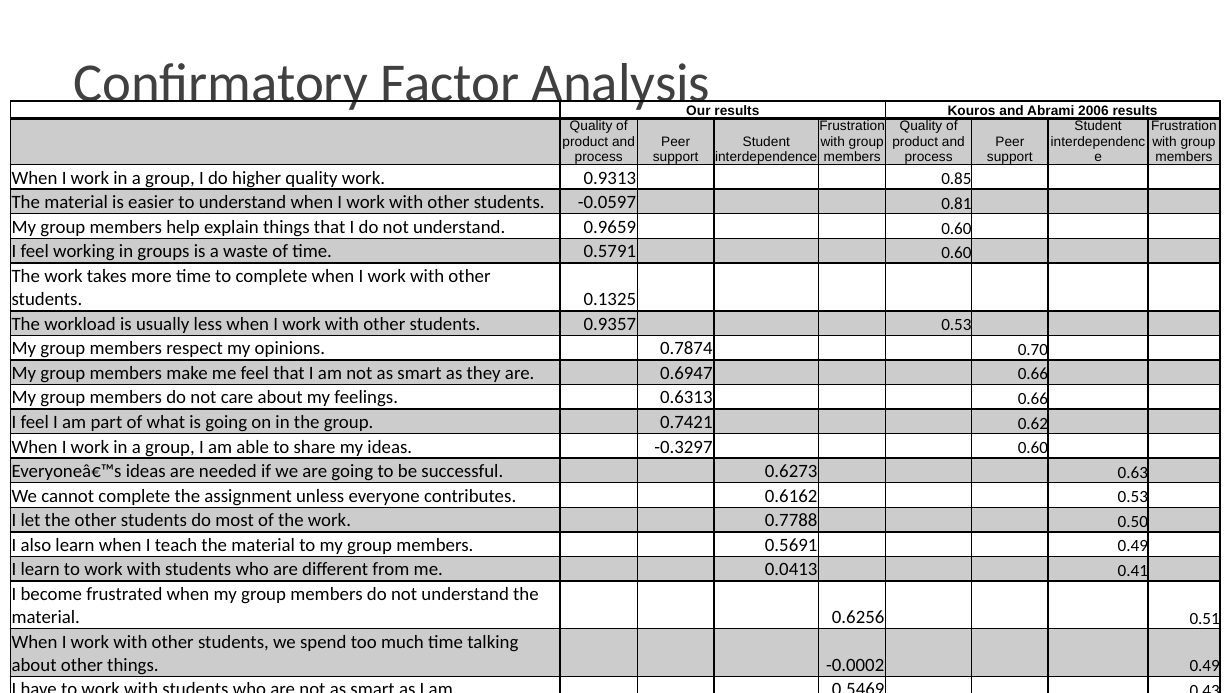
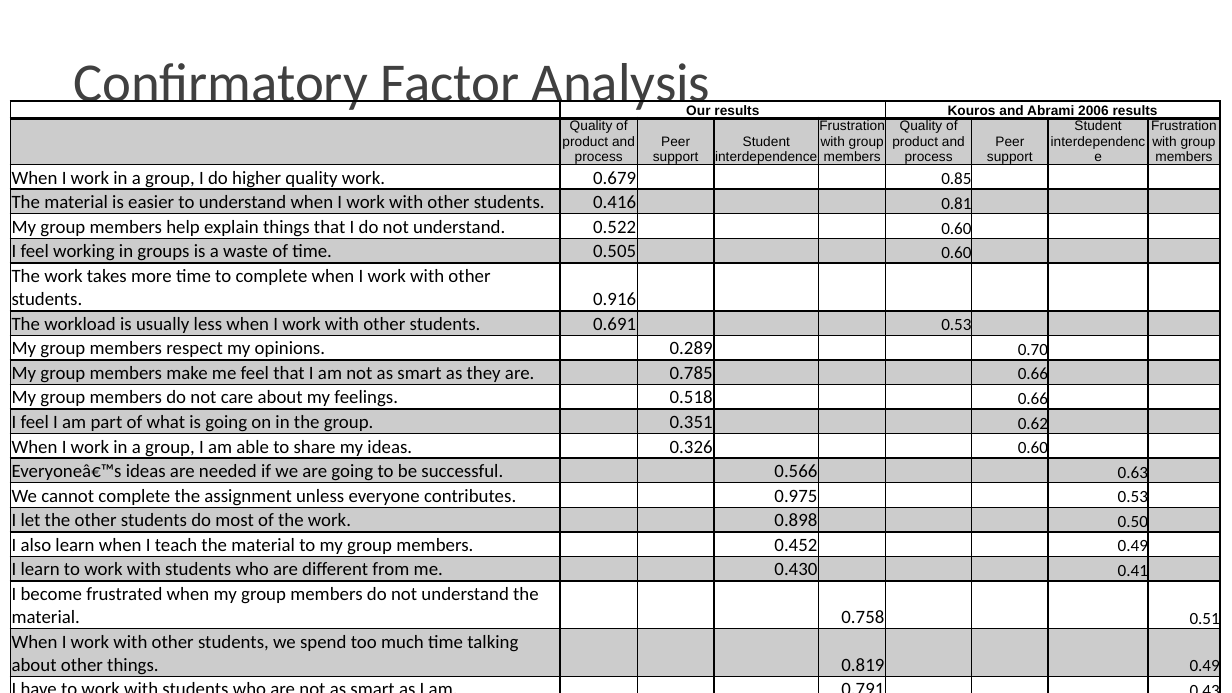
Before and after one commit to Pontigre/PER_analysis, a slide deck: slide 9 of Analysis_explanation.pptx (slide 6 before the commit). Drawn at 1232x693 pixels with LibreOffice and Linux fonts; fonts in the diff are those of the drawing; background and template pictures are left out. Boxes give left, top, right and bottom in pixels: in the first picture for what was removed or moved away, otherwise in the second. Text is boxed around its words. In the diff, an @@ line names an element or a change of style, - is before the commit and + after.

```diff
--- a/Analysis_explanation.pptx
+++ b/Analysis_explanation.pptx
@@ table at (10, 101, 1218, 691) @@
-row 3, column 2: 0.9313
+row 3, column 2: 0.679
-row 4, column 2: -0.0597
+row 4, column 2: 0.416
-row 5, column 2: 0.9659
+row 5, column 2: 0.522
-row 6, column 2: 0.5791
+row 6, column 2: 0.505
-row 7, column 2: 0.1325
+row 7, column 2: 0.916
-row 8, column 2: 0.9357
+row 8, column 2: 0.691
-row 9, column 3: 0.7874
+row 9, column 3: 0.289
-row 10, column 3: 0.6947
+row 10, column 3: 0.785
-row 11, column 3: 0.6313
+row 11, column 3: 0.518
-row 12, column 3: 0.7421
+row 12, column 3: 0.351
-row 13, column 3: -0.3297
+row 13, column 3: 0.326
-row 14, column 4: 0.6273
+row 14, column 4: 0.566
-row 15, column 4: 0.6162
+row 15, column 4: 0.975
-row 16, column 4: 0.7788
+row 16, column 4: 0.898
-row 17, column 4: 0.5691
+row 17, column 4: 0.452
-row 18, column 4: 0.0413
+row 18, column 4: 0.430
-row 19, column 5: 0.6256
+row 19, column 5: 0.758
-row 20, column 5: -0.0002
+row 20, column 5: 0.819
-row 21, column 5: 0.5469
+row 21, column 5: 0.791
```
Also in this commit, not shown: 13 other slides changed, 5 slides added, 1 slide removed.
